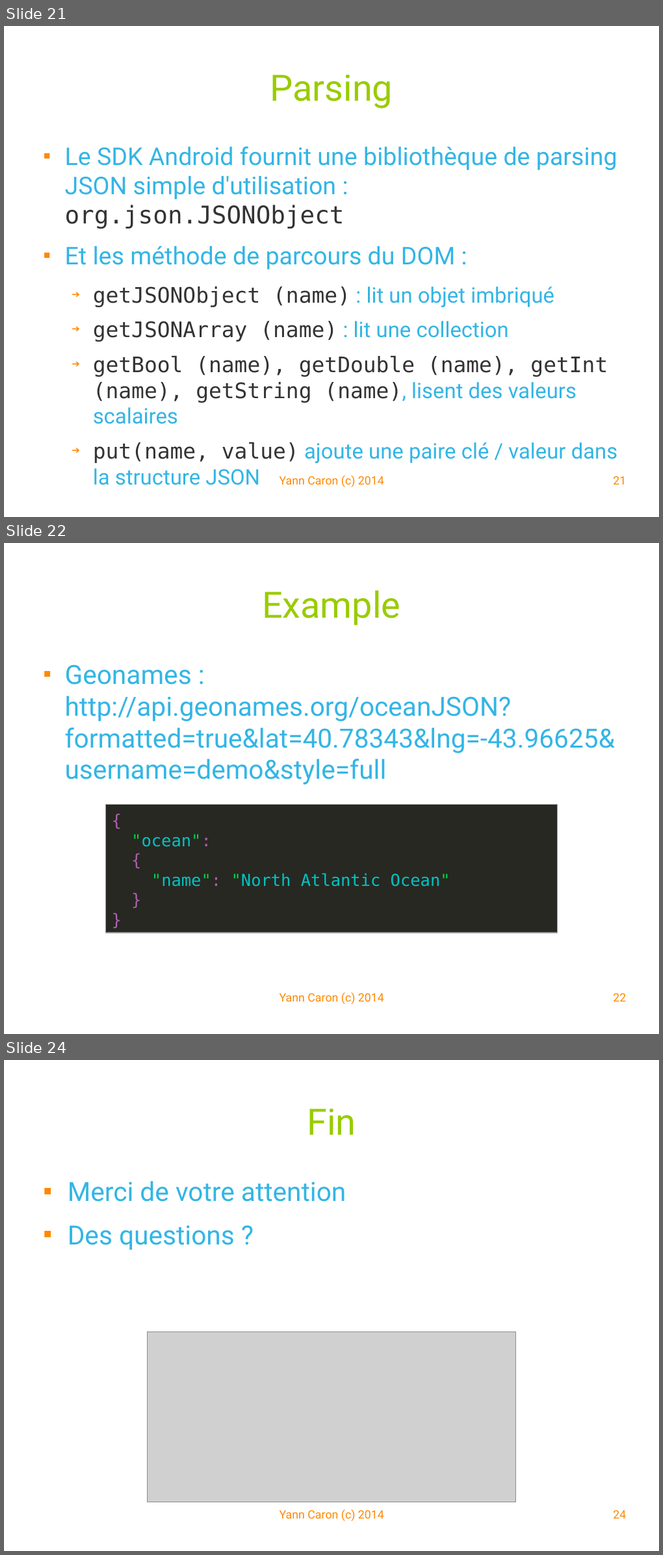
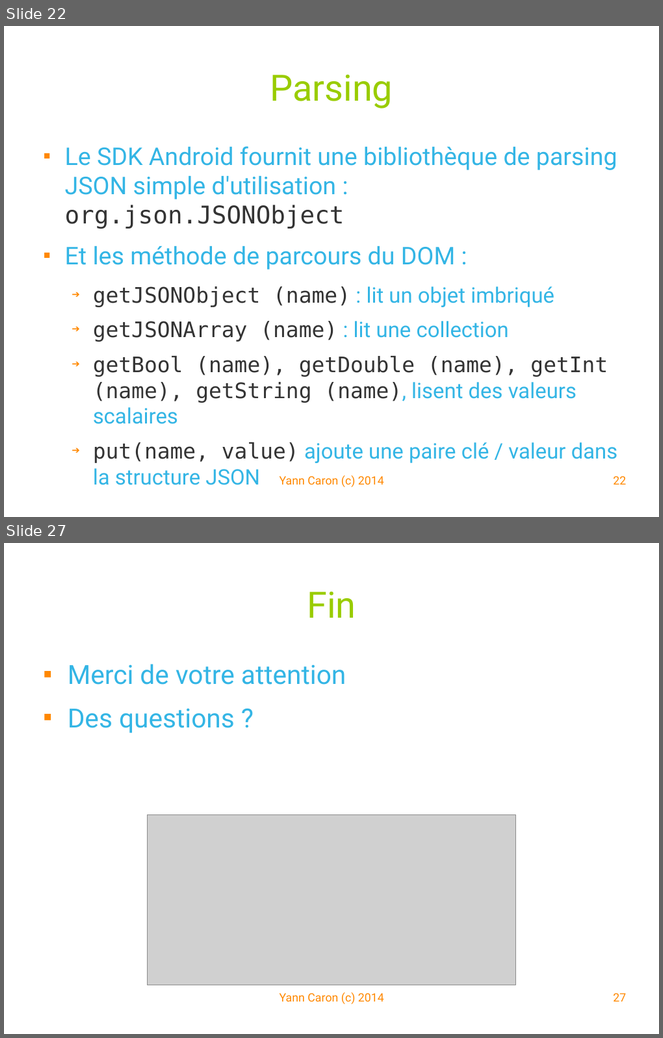
Before and after one commit to YannCaron/Android-ENSG, a slide deck: 09 - WebServices.odp. Shown one above the other, each under a label of ours: slides 21, 22 and 24 before the commit, slides 22 and 27 after it; the slides between them are not shown. The pictures are 663x1555 and 663x1038 pixels, drawn with LibreOffice and Linux fonts; fonts in the diff are those of the drawing; grey boxes stand for pictures; background and template pictures are left out. Boxes give left, top, right and bottom in pixels: in the first picture for what was removed or moved away, otherwise in the second. Text is boxed around its words. In the diff, an @@ line names an element or a change of style, - is before the commit and + after.

```diff
--- a/09 - WebServices.odp
+++ b/09 - WebServices.odp
@@ slide 22 removed at (x1=4, y1=543, x2=659, y2=1034), background #FFFFFF @@
@@ title removed at (x1=262, y1=590, x2=400, y2=626) @@
-Example
@@ text removed at (x1=65, y1=665, x2=615, y2=785) @@
-■ Geonames : http://api.geonames.org/oceanJSON?formatted=true&lat=40.78343&lng=-43.96625&username=demo&style=full
@@ rectangle removed at (x1=105, y1=804, x2=558, y2=933) @@
-{
-"ocean":
-{
-"name": "North Atlantic Ocean"
-}
-}
@@ text removed at (x1=280, y1=993, x2=384, y2=1005) @@
-Yann Caron (c) 2014
@@ page number removed at (x1=613, y1=993, x2=626, y2=1002) @@
-22
@@ what was slide 21 is now slide 22 @@
@@ page number at (x1=613, y1=476, x2=626, y2=485): text changed @@
-21
+22
@@ what was slide 24 is now slide 27 @@
@@ page number at (x1=613, y1=993, x2=626, y2=1002): text changed @@
-24
+27
```
Also in this commit, not shown: 3 slides changed, 4 slides added, 1 other file.
